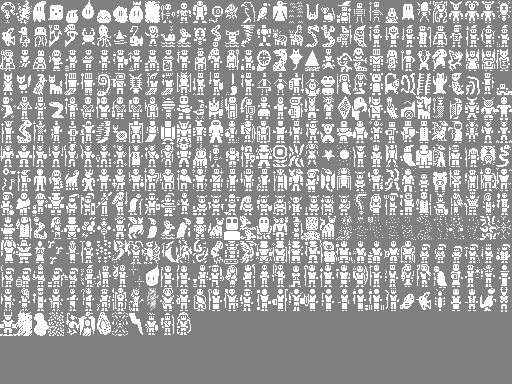
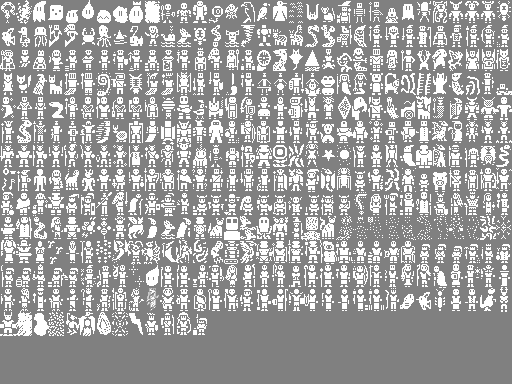
Two versions of the same layered image (512 × 384). Layer-by-layer changes:
painted on "creature_sprites.png" over [193, 314, 207, 335]
